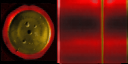
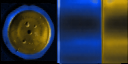
Layer changes from the first 128 × 64 image to the second:
showed "blue", painted on it over (0, 0, 128, 64)
hid "red", painted on it over (0, 0, 128, 64)
